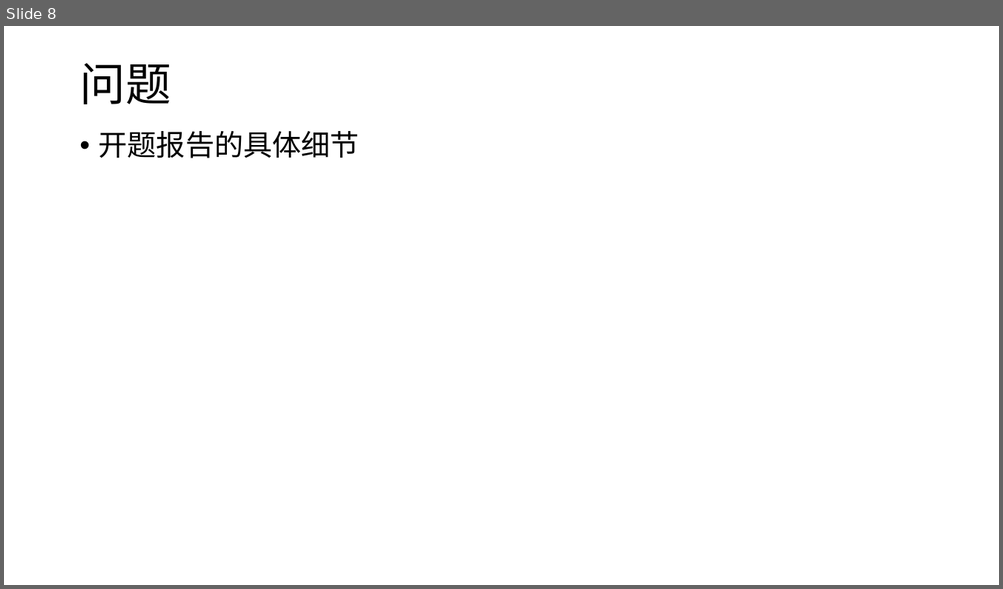
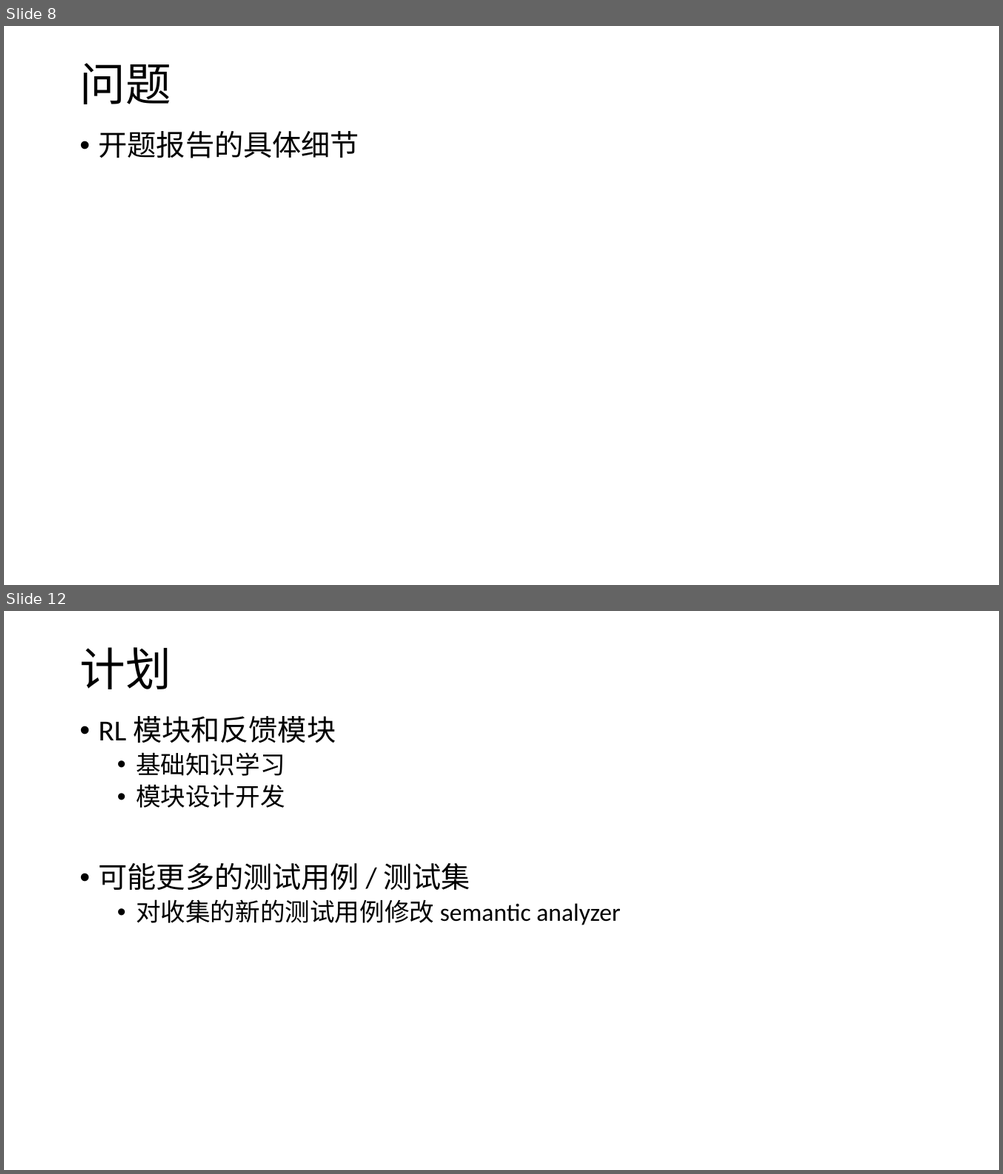
Before and after one commit to ZhangJihua0327/bachelor-thesis, a slide deck: ZhangJihua-weekly-report.pptx. Shown one above the other, each under a label of ours: slide 8 before the commit, slides 8 and 12 after it; the slides between them are not shown. The pictures are 1003x589 and 1003x1174 pixels, drawn with LibreOffice and Linux fonts; fonts in the diff are those of the drawing. Boxes give left, top, right and bottom in pixels: in the first picture for what was removed or moved away, otherwise in the second. Text is boxed around its words. In the diff, an @@ line names an element or a change of style, - is before the commit and + after.

```diff
--- a/ZhangJihua-weekly-report.pptx
+++ b/ZhangJihua-weekly-report.pptx
@@ slide 12 added at (x1=4, y1=611, x2=999, y2=1170), background #FFFFFF @@
@@ title added at (x1=79, y1=647, x2=170, y2=689), 44 pt, text #000000 @@
+计划
@@ text added at (x1=99, y1=716, x2=620, y2=925), 24 pt, text #000000 @@
+• RL 模块和反馈模块
+  • 基础知识学习
+  • 模块设计开发
+• 可能更多的测试用例 / 测试集
+  • 对收集的新的测试用例修改 semantic analyzer
```
Also in this commit, not shown: 3 other slides added.
